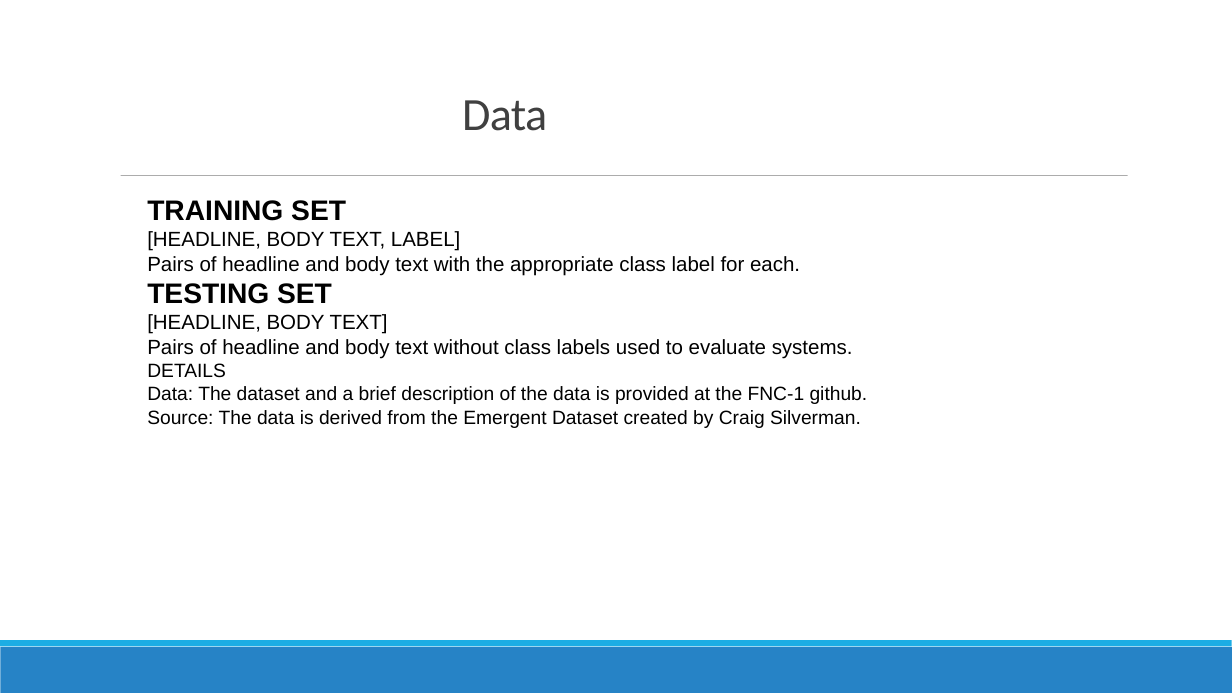
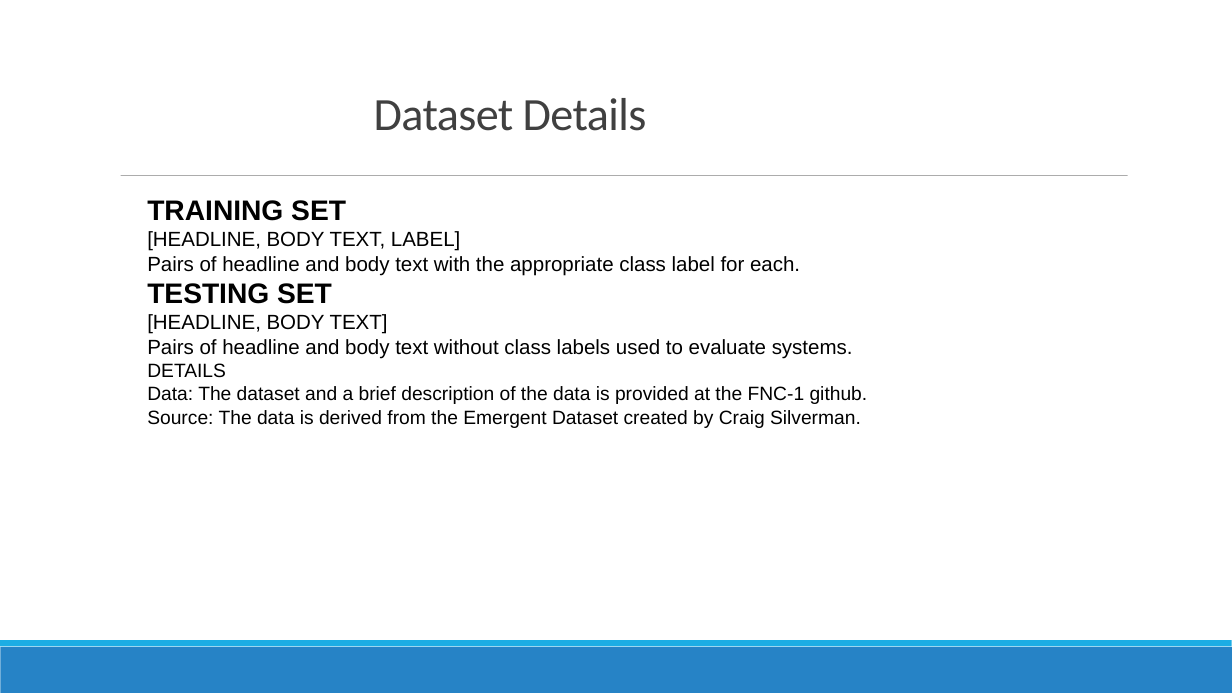
Before and after one commit to shubham-pahuja/FakeNewsDetection, a slide deck: slide 6 of Presentation-3.odp (slide 7 before the commit). Drawn at 1232x693 pixels with LibreOffice and Linux fonts; fonts in the diff are those of the drawing. Boxes give left, top, right and bottom in pixels: in the first picture for what was removed or moved away, otherwise in the second. Text is boxed around its words. In the diff, an @@ line names an element or a change of style, - is before the commit and + after.

```diff
--- a/Presentation-3.odp
+++ b/Presentation-3.odp
@@ text added at (374, 98, 647, 131), 36 pt, text #404040 @@
+Dataset Details
@@ text removed at (462, 100, 547, 131) @@
-Data
```
Also in this commit, not shown: 2 other slides changed, 1 slide removed, 3 other files.
